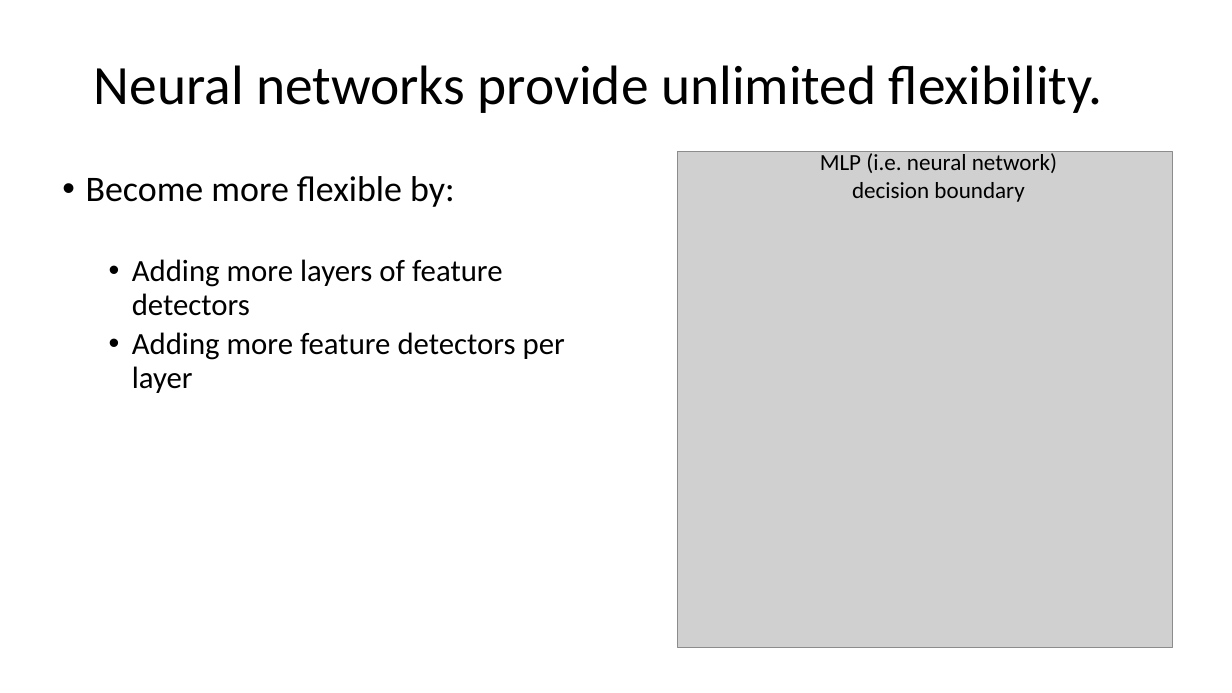
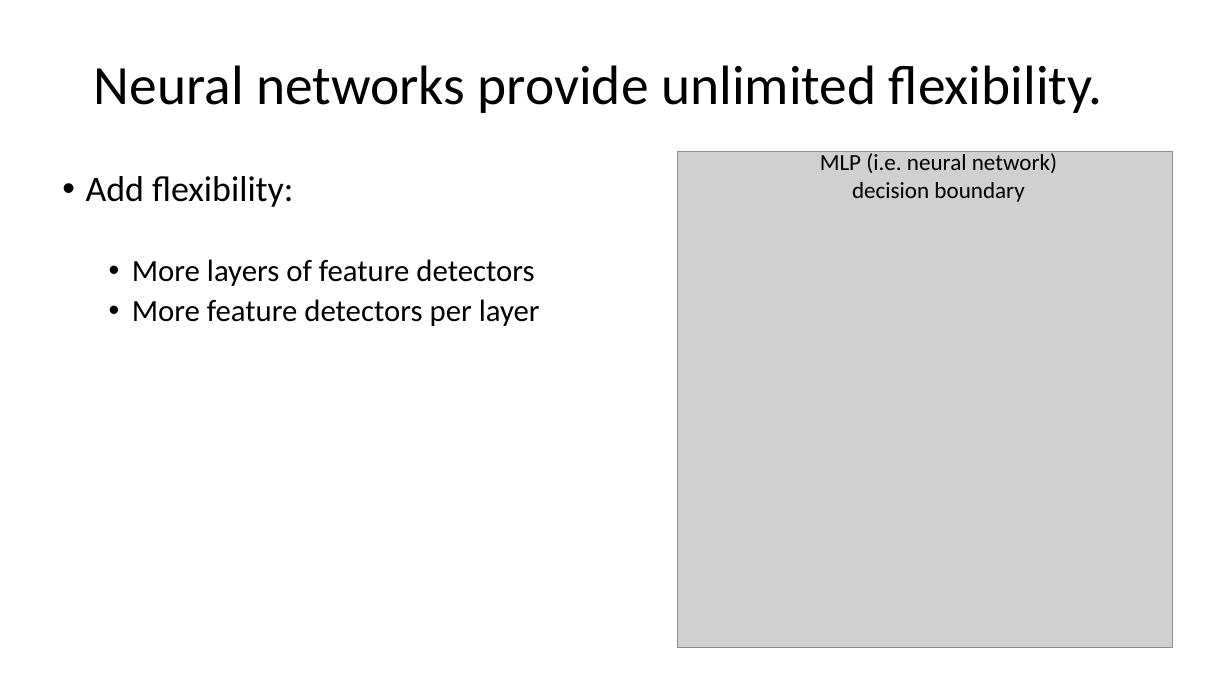
Before and after one commit to mengelhard/mmci_applied_ds, a slide deck: slide 21 of lectures/mlp_updated.pptx (slide 20 before the commit). Drawn at 1232x693 pixels with LibreOffice and Linux fonts; fonts in the diff are those of the drawing; grey boxes stand for pictures. Boxes give left, top, right and bottom in pixels: in the first picture for what was removed or moved away, otherwise in the second. Text is boxed around its words. In the diff, an @@ line names an element or a change of style, - is before the commit and + after.

```diff
--- a/lectures/mlp_updated.pptx
+++ b/lectures/mlp_updated.pptx
@@ text at bbox=[86, 176, 540, 326]: text changed @@
-• Become more flexible by:
-  • Adding more layers of feature detectors
-  • Adding more feature detectors per layer
+• Add flexibility:
+  • More layers of feature detectors
+  • More feature detectors per layer
```
Also in this commit, not shown: 6 other slides changed, 1 slide added, 1 other file.
